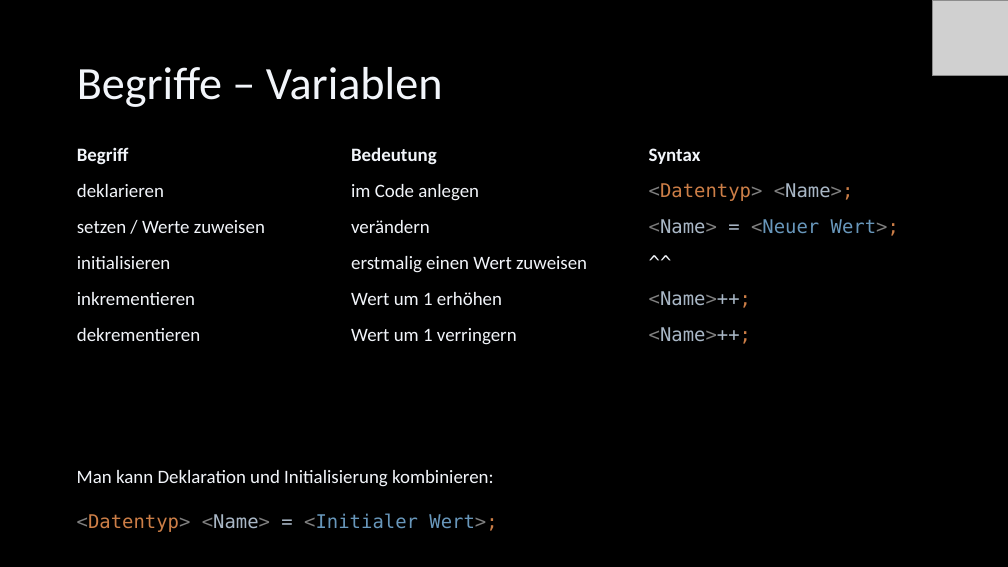
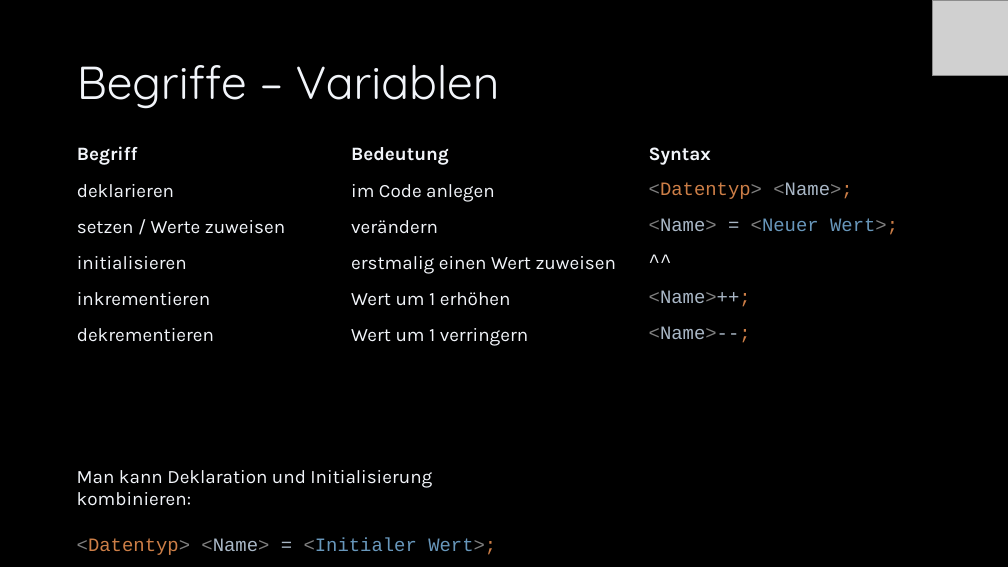
Before and after one commit to Cactusroot/Java, a slide deck: slide 10 of src/Java.pptx (slide 9 before the commit). Drawn at 1008x567 pixels with LibreOffice and Linux fonts; fonts in the diff are those of the drawing; grey boxes stand for pictures. Boxes give left, top, right and bottom in pixels: in the first picture for what was removed or moved away, otherwise in the second. Text is boxed around its words. In the diff, an @@ line names an element or a change of style, - is before the commit and + after.

```diff
--- a/src/Java.pptx
+++ b/src/Java.pptx
@@ title "Begriffe – Variablen" at [77, 65, 500, 109]: font Calibri to Quicksand @@
@@ table at [70, 140, 940, 374] @@
-row 6, column 3: <Name>++;
+row 6, column 3: <Name>--;
@@ font Calibri to Karla in "Begriff", "Bedeutung", "Syntax", "deklarieren" and 9 more places @@
@@ font DejaVu Sans Mono to Courier New in "<Datentyp> <Name>;", "<Name> = <Neuer Wert>;", "^^", "<Name>++;" @@
@@ text "Man kann Deklaration und Initialisierung ..." at [77, 470, 496, 555]: font Calibri to Karla in "Man kann Deklaration und Initialisierung kombinieren:"; font DejaVu Sans Mono to Courier New in "<Datentyp> <Name> = <Initialer Wert>;" @@
```
Also in this commit, not shown: 98 other slides changed, 4 slides added, 5 other files.
